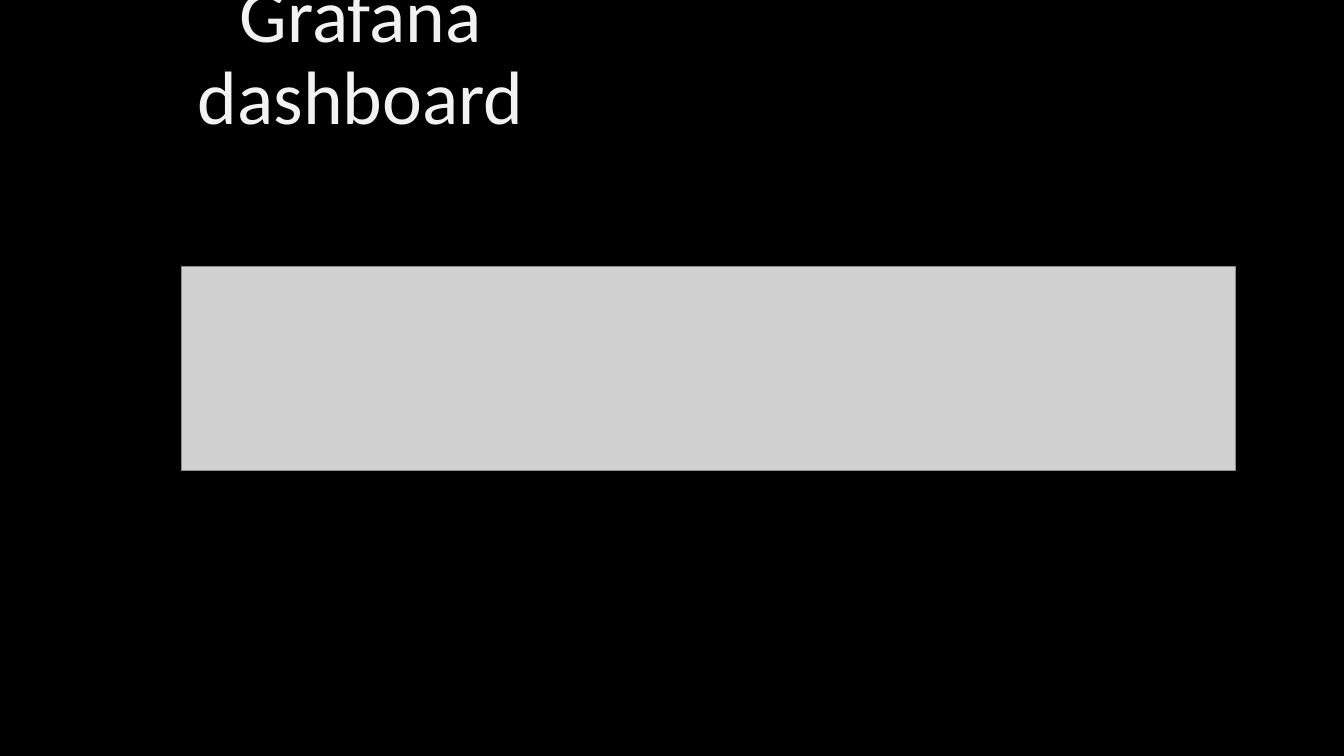
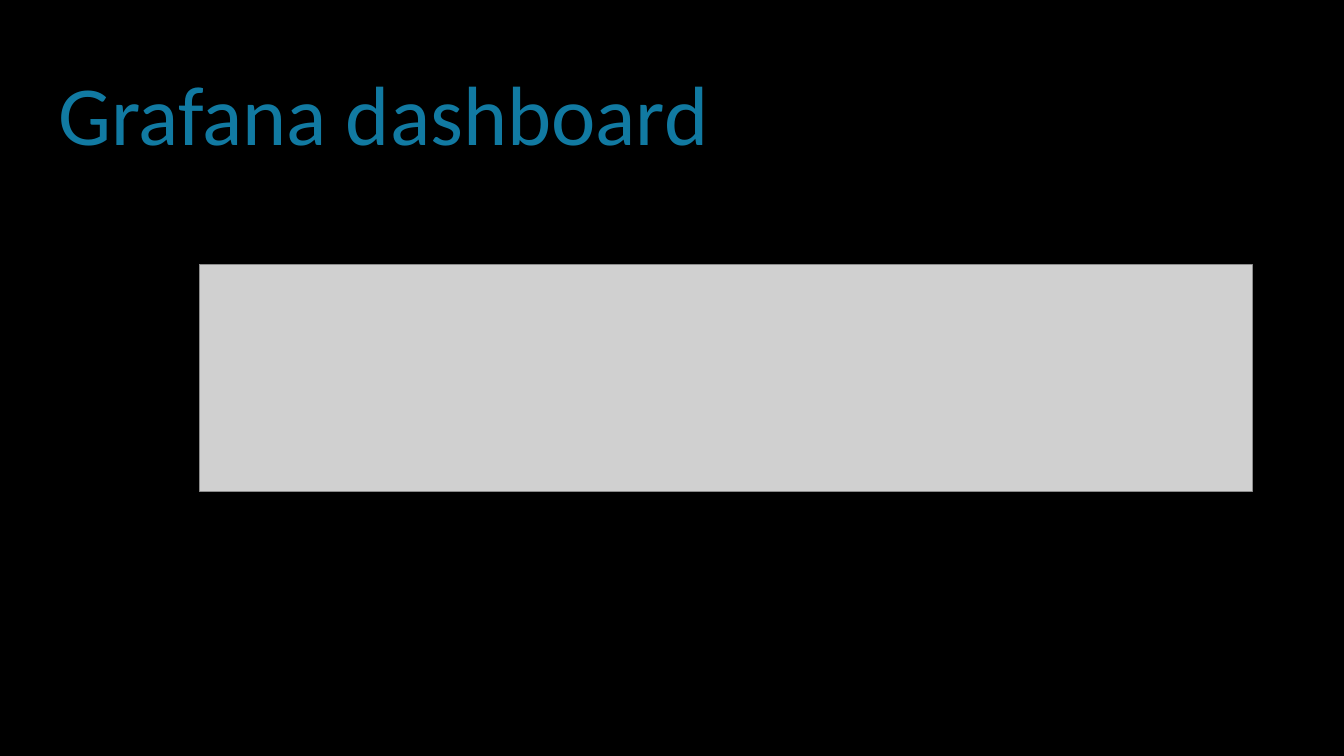
Before and after one commit to WeslyG/elk-mk, a slide deck: slide 2 of ElasticsearchDark.pptx. Drawn at 1344x756 pixels with LibreOffice and Linux fonts; fonts in the diff are those of the drawing; grey boxes stand for pictures. Boxes give left, top, right and bottom in pixels: in the first picture for what was removed or moved away, otherwise in the second. Text is boxed around its words. In the diff, an @@ line names an element or a change of style, - is before the commit and + after.

Commit message:
fix

```diff
--- a/ElasticsearchDark.pptx
+++ b/ElasticsearchDark.pptx
@@ text "Grafana dashboard": place and size @@
-text "Grafana dashboard" at (198, 0, 524, 125)
+text "Grafana dashboard" at (58, 86, 708, 146)
@@ text "Grafana dashboard" at (58, 86, 708, 146): size 54 to 60 pt, text colour #F2F2F2 to #117AA2 @@
@@ picture: place and size @@
-picture at (181, 266, 1236, 471)
+picture at (200, 265, 1253, 492)
```
